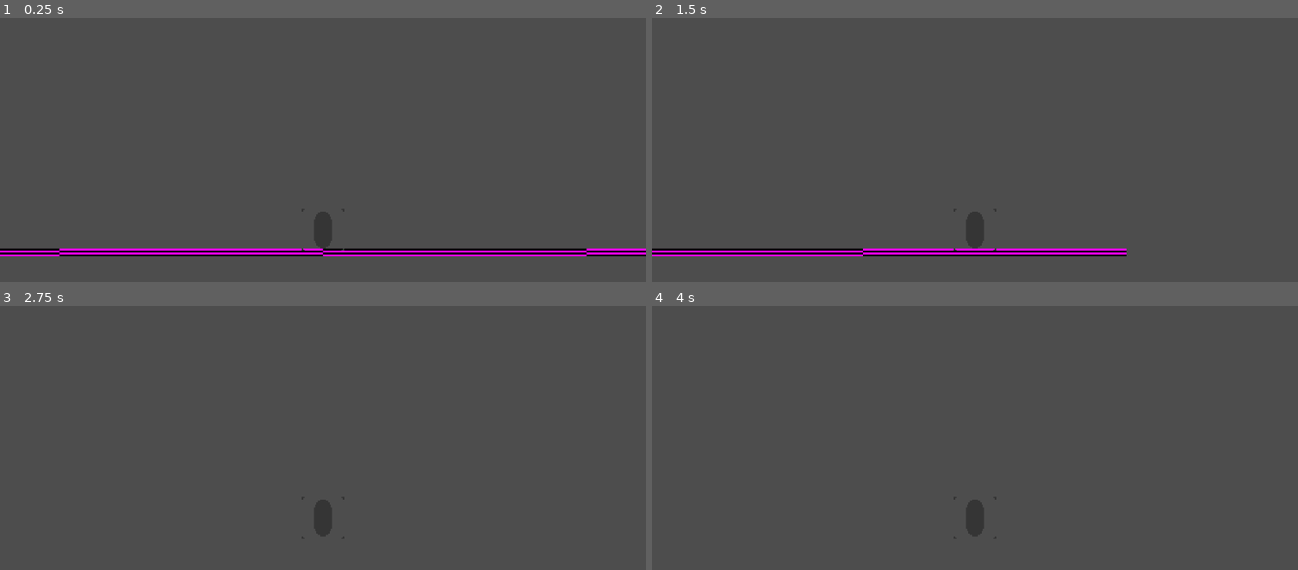
Above: before the commit, frames 1-4 (two rows, left to right).
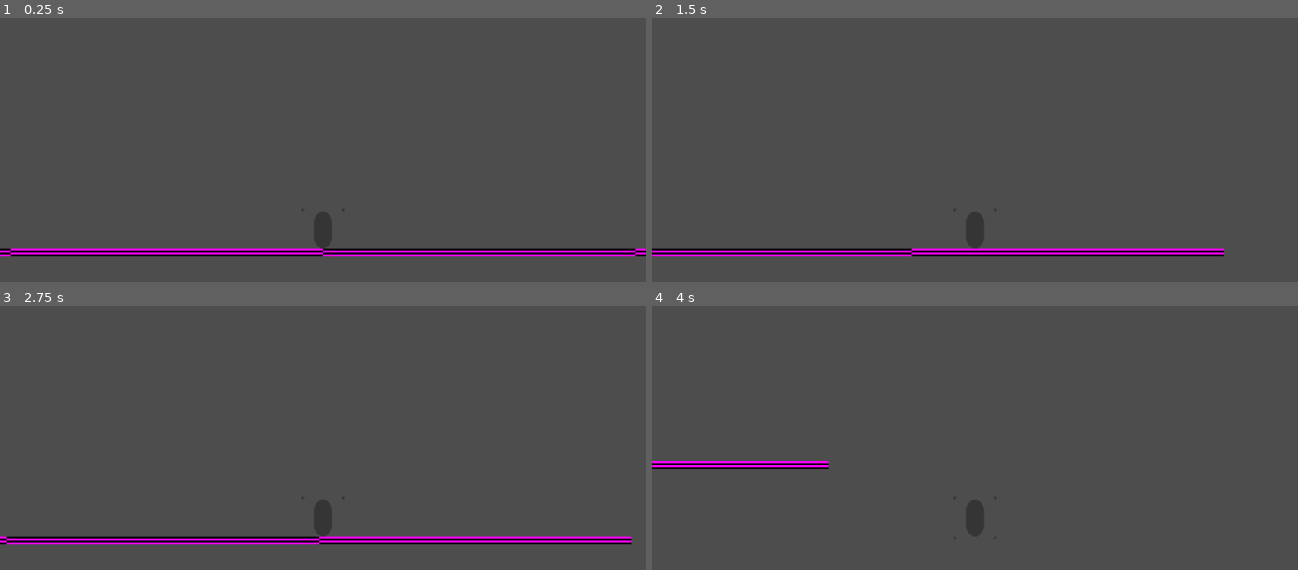
Above: after the commit, the same moments.

Repository: Hevia/BTeam
Game: Godot game, scene res://Scenes/Main/Main.tscn
The game is run twice, just before and just after one commit, with the same random seed, the same clock (stepped at 60 frames per second) and the same inputs.
Inputs:
- Up to frame 1 (0.25 s): no input
- Up to frame 2 (1.5 s): tap Enter at 0.5 s; hold D (move_right) from 0.53 s (still down); tap Space (jump) at 0.77 s
- Up to frame 3 (2.75 s): tap Space (jump) at 1.52 s; release D (move_right) at 2.03 s; hold A (move_left) from 2.03 s (still down)
- Up to frame 4 (4 s): release A (move_left) at 2.78 s; hold D (move_right) from 2.78 s (still down); tap Space (jump) at 3.02, 3.77 s

The runs differ from the first frame. In frame 1, 0.5% of the frame differs, in the area x 1-99%, y 87-91%; in frame 2, 0.7%; in frame 3, 3.1%, in the area x 0-98%, y 87-91%; in frame 4, 0.8%.

Commit message:
More Placeholder Terrain in Main Scene
Added more terrain for testing character controller further

Diff:
--- a/Scenes/Main/Main.tscn
+++ b/Scenes/Main/Main.tscn
@@ -10,24 +10,59 @@
 
 [sub_resource type="QuadMesh" id="QuadMesh_io50f"]
 material = SubResource("StandardMaterial3D_qtv3y")
-size = Vector2(800, 6)
 
 [sub_resource type="PlaceholderTexture2D" id="PlaceholderTexture2D_cmk6n"]
 
 [sub_resource type="RectangleShape2D" id="RectangleShape2D_p8rbg"]
-size = Vector2(800, 6)
+size = Vector2(1, 1)
 
 [node name="Main" type="Node2D"]
 
-[node name="MeshInstance2D" type="MeshInstance2D" parent="."]
+[node name="Player" parent="." instance=ExtResource("1_p8rbg")]
+position = Vector2(0, -1)
+
+[node name="Placeholder Terrain" type="Node2D" parent="."]
+
+[node name="MeshInstance2D" type="MeshInstance2D" parent="Placeholder Terrain"]
 position = Vector2(0, 3)
+scale = Vector2(948, 6)
 mesh = SubResource("QuadMesh_io50f")
 texture = SubResource("PlaceholderTexture2D_cmk6n")
 
-[node name="StaticBody2D" type="StaticBody2D" parent="MeshInstance2D"]
+[node name="StaticBody2D" type="StaticBody2D" parent="Placeholder Terrain/MeshInstance2D"]
 
-[node name="CollisionShape2D" type="CollisionShape2D" parent="MeshInstance2D/StaticBody2D"]
+[node name="CollisionShape2D" type="CollisionShape2D" parent="Placeholder Terrain/MeshInstance2D/StaticBody2D"]
 shape = SubResource("RectangleShape2D_p8rbg")
 
-[node name="Player" parent="." instance=ExtResource("1_p8rbg")]
-position = Vector2(0, -1)
+[node name="MeshInstance2D4" type="MeshInstance2D" parent="Placeholder Terrain"]
+position = Vector2(58, -214)
+scale = Vector2(832, 6)
+mesh = SubResource("QuadMesh_io50f")
+texture = SubResource("PlaceholderTexture2D_cmk6n")
+
+[node name="StaticBody2D" type="StaticBody2D" parent="Placeholder Terrain/MeshInstance2D4"]
+
+[node name="CollisionShape2D" type="CollisionShape2D" parent="Placeholder Terrain/MeshInstance2D4/StaticBody2D"]
+shape = SubResource("RectangleShape2D_p8rbg")
+
+[node name="MeshInstance2D2" type="MeshInstance2D" parent="Placeholder Terrain"]
+position = Vector2(-449, -108)
+scale = Vector2(13, 218)
+mesh = SubResource("QuadMesh_io50f")
+texture = SubResource("PlaceholderTexture2D_cmk6n")
+
+[node name="StaticBody2D" type="StaticBody2D" parent="Placeholder Terrain/MeshInstance2D2"]
+
+[node name="CollisionShape2D" type="CollisionShape2D" parent="Placeholder Terrain/MeshInstance2D2/StaticBody2D"]
+shape = SubResource("RectangleShape2D_p8rbg")
+
+[node name="MeshInstance2D3" type="MeshInstance2D" parent="Placeholder Terrain"]
+position = Vector2(-354, -150)
+scale = Vector2(13, 134)
+mesh = SubResource("QuadMesh_io50f")
+texture = SubResource("PlaceholderTexture2D_cmk6n")
+
+[node name="StaticBody2D" type="StaticBody2D" parent="Placeholder Terrain/MeshInstance2D3"]
+
+[node name="CollisionShape2D" type="CollisionShape2D" parent="Placeholder Terrain/MeshInstance2D3/StaticBody2D"]
+shape = SubResource("RectangleShape2D_p8rbg")
